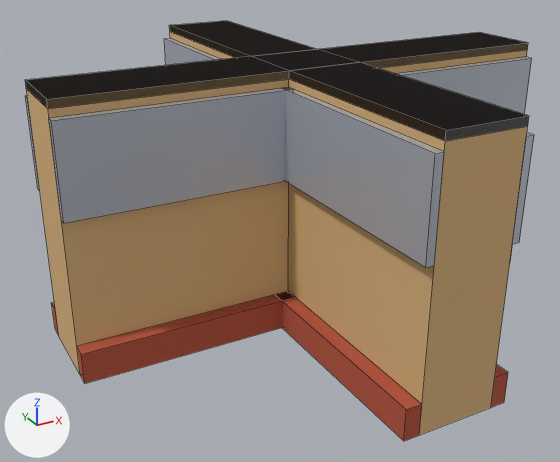
An edit to the Blender file assets/managed-models/workshop-interior/partition-cross/partition-cross.blend, drawn before and after from the same camera.
Camera for both pictures: a 50 mm lens placed at (-0.751, -1.27, 0.792), pointed at (-0.058, -0.011, 0.163). The axes (+X, +Y, +Z) are drawn at lower left. The lights are the same throughout. The older version comes first. Mesh edges are drawn as thin lines.

Objects in the first picture: 'partition-cross'.
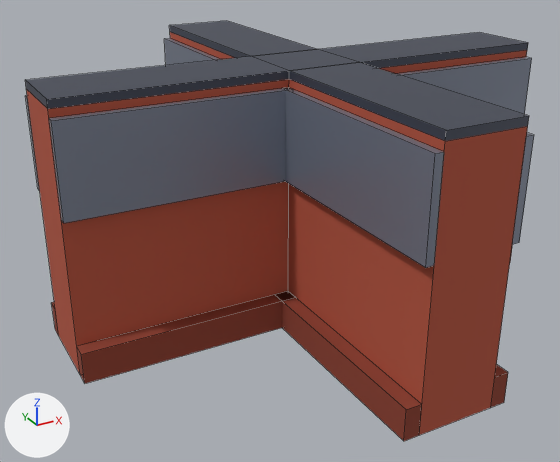
What differs and where, as boxes (x1, y1, x2, y2) in the pictures (560 x 462 px; the box of a moved part takes in the faces that stretch with it):
'partition-cross', reshaped, surface changed (darker)
    both: (25, 21, 534, 441)
part 1 of me_partition_cross, moved or reshaped
    before: (26, 27, 528, 435)
    after: (26, 32, 528, 435)
part 2 of me_partition_cross, surface changed (darker)
    both: (25, 21, 534, 441)

The change, as a list of edits to the scene's bpy script:
```text
Change me_partition_cross:
    where me_partition_cross.from_pydata(...)  # 208 vertices, 156 faces; spans x -0.5..0.5, y -0.5..0.5, z 0.0..0.5
    used by ob_partition_cross; location = (0.0, 0.0, 0.0)
    me_partition_cross part 1: 20 of the vertices in x -0.5..0.5, y -0.5..0.5, z 0.5 are moved by (0.0, 0.0, -0.015)
    me_partition_cross part 2: texture (UV) coordinates of 156 of 156 faces, centred in x -0.5..0.5, y -0.5..0.5, z 0.0..0.5, changed; they spanned u 0.19..0.94, v 0.5..0.83 and now span u 0.06..0.94, v 0.17..0.83
```
